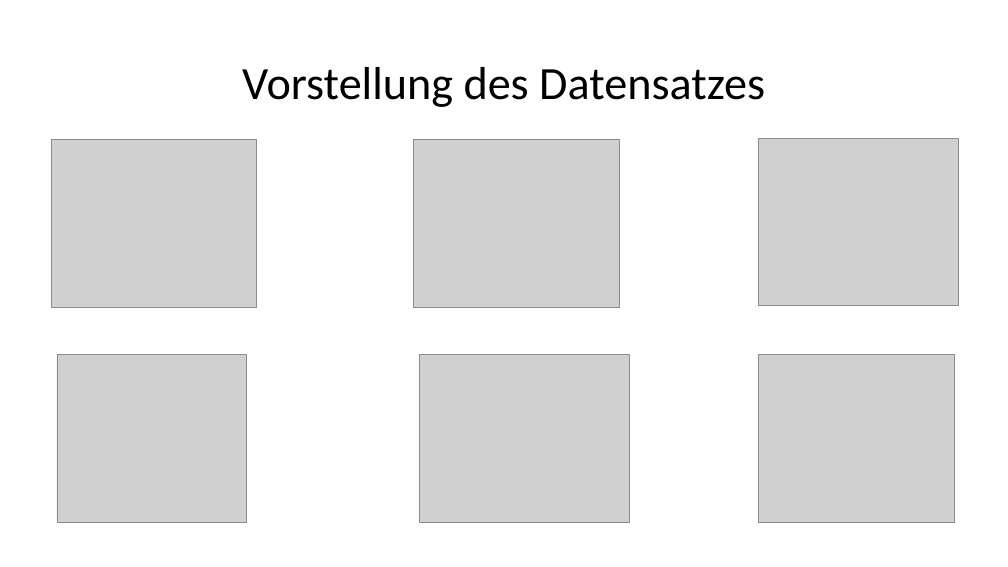
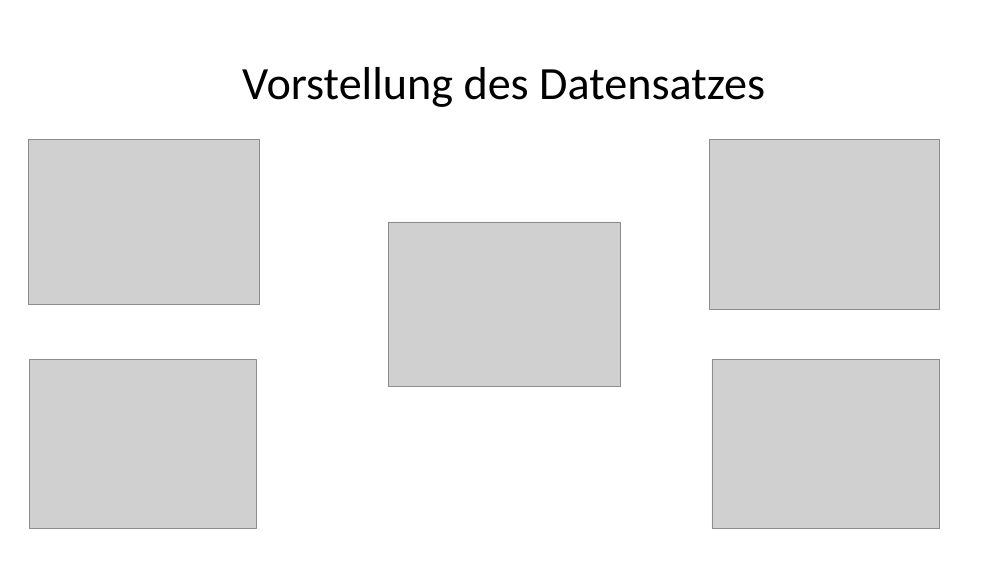
Before and after one commit to LennartKeller/TextklassifikationsProjekt2019, a slide deck: slide 7 of Projektgruppenpräsention.pptx. Drawn at 1008x567 pixels with LibreOffice and Linux fonts; fonts in the diff are those of the drawing; grey boxes stand for pictures. Boxes give left, top, right and bottom in pixels: in the first picture for what was removed or moved away, otherwise in the second. Text is boxed around its words. In the diff, an @@ line names an element or a change of style, - is before the commit and + after.

```diff
--- a/Projektgruppenpräsention.pptx
+++ b/Projektgruppenpräsention.pptx
@@ picture resized from (x1=51, y1=140, x2=256, y2=308) to (x1=29, y1=140, x2=259, y2=304) @@
@@ picture removed at (x1=414, y1=140, x2=620, y2=308) @@
@@ picture resized from (x1=758, y1=138, x2=958, y2=306) to (x1=709, y1=140, x2=940, y2=309) @@
@@ picture added at (x1=388, y1=222, x2=620, y2=386) @@
@@ picture removed at (x1=420, y1=355, x2=630, y2=523) @@
@@ picture resized from (x1=57, y1=355, x2=246, y2=523) to (x1=29, y1=360, x2=256, y2=529) @@
@@ picture resized from (x1=758, y1=355, x2=955, y2=523) to (x1=712, y1=360, x2=940, y2=529) @@
```
Also in this commit, not shown: 4 other slides changed, 11 slides added, 1 slide removed.
